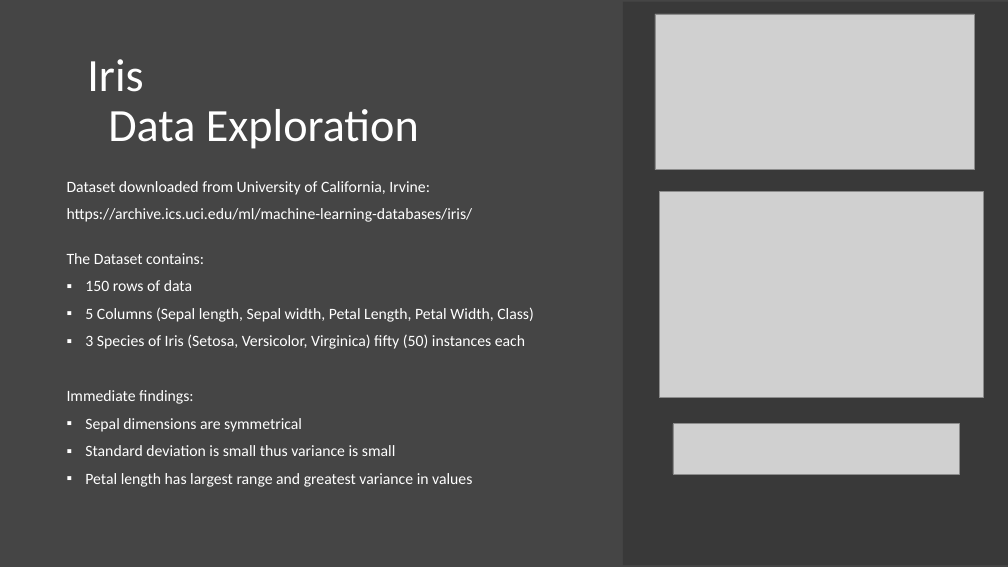
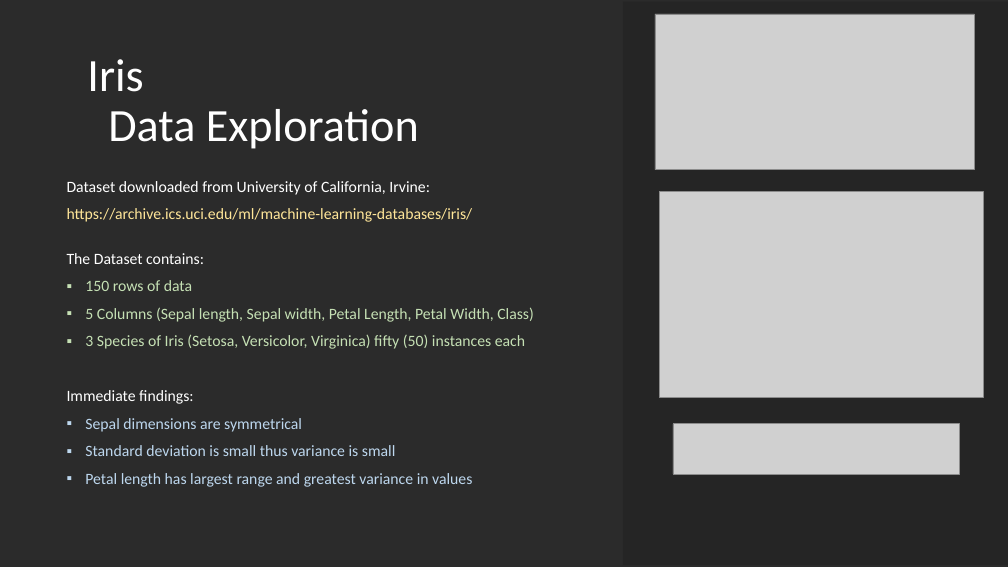
Before and after one commit to 3Thiago/Data-Science-Analtyics, a slide deck: slide 2 of IrisPresentation.pptx. Drawn at 1008x567 pixels with LibreOffice and Linux fonts; fonts in the diff are those of the drawing; grey boxes stand for pictures; background and template pictures are left out; a plain dark background stands for a picture behind light text. Boxes give left, top, right and bottom in pixels: in the first picture for what was removed or moved away, otherwise in the second. Text is boxed around its words. In the diff, an @@ line names an element or a change of style, - is before the commit and + after.

Commit message:
Changing font and colour

```diff
--- a/IrisPresentation.pptx
+++ b/IrisPresentation.pptx
@@ background #454545 to picture (left out) @@
@@ text at (x1=67, y1=208, x2=534, y2=487): text colour #FFFFFF to #FFE699 in "https://archive.ics.uci.edu/ml/machine-learning-databases/ir ..."; text colour #FFFFFF to #C5E0B4 in "150 rows of data", "5 Columns (Sepal length, Sepal width, Petal ...", "3 Species of Iris (Setosa, Versicolor, Virginica) ..."; text colour #FFFFFF to #BDD7EE in "Sepal dimensions are symmetrical", "Standard deviation is small thus variance is ...", "Petal length has largest range and greatest ..." @@
```
Also in this commit, not shown: 1 other slide changed.
